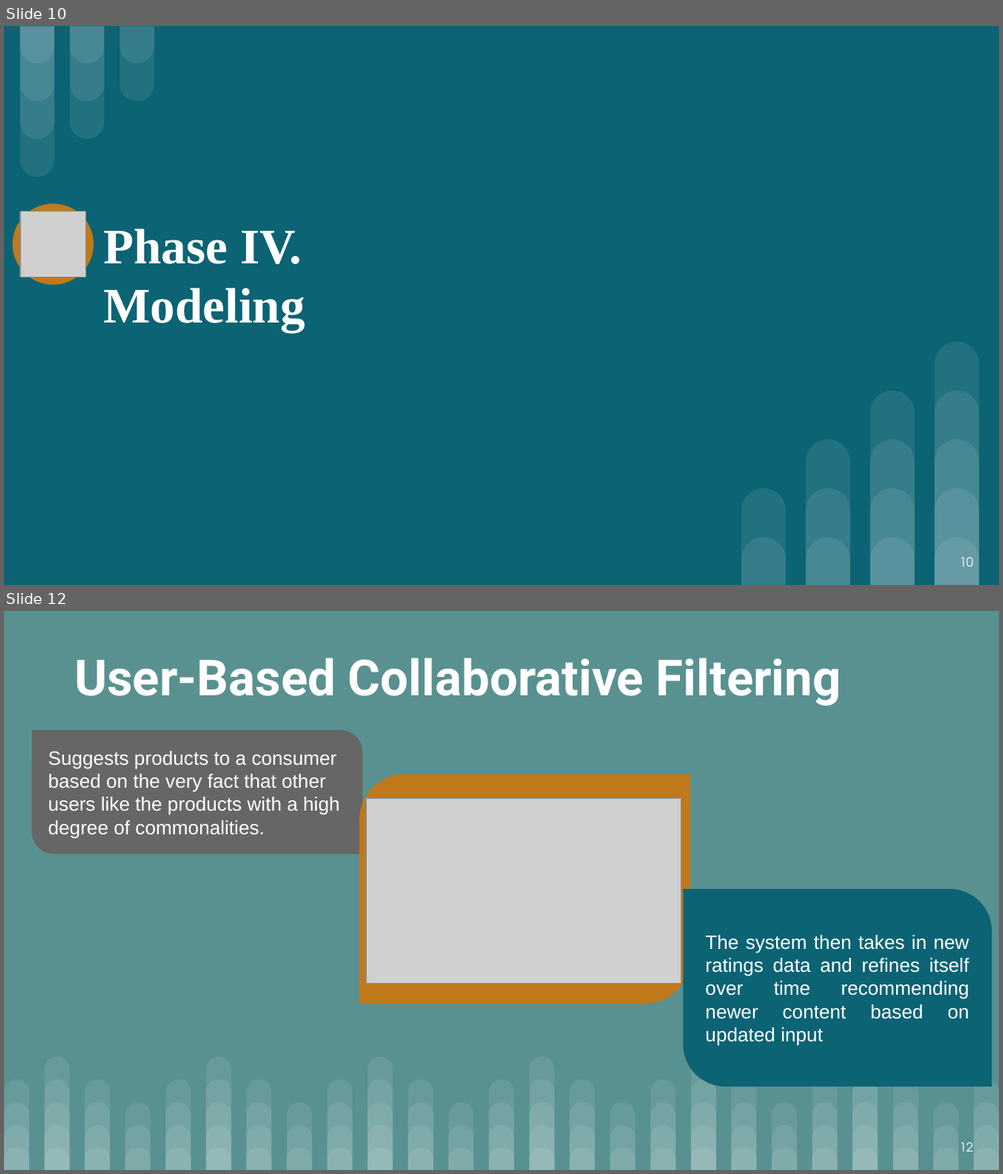
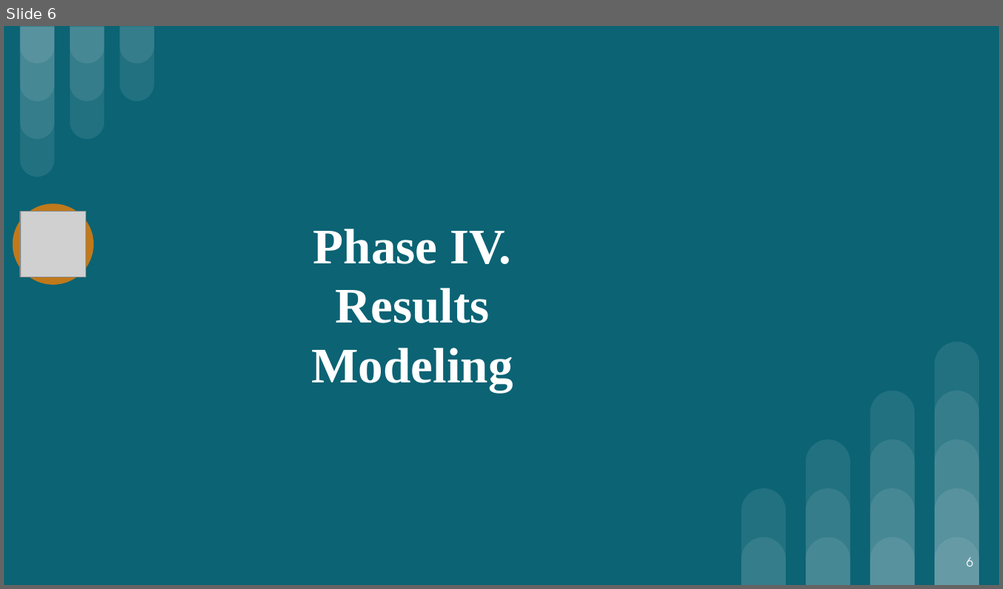
Before and after one commit to dkm2bd/UVA_DSI_CS5010_capstone1, a slide deck: UVA.Capstone1_webscrapper_final_report.pptx. Shown one above the other, each under a label of ours: slides 10 and 12 before the commit, slide 6 after it; the slides between them are not shown. The pictures are 1003x1174 and 1003x589 pixels, drawn with LibreOffice and Linux fonts; fonts in the diff are those of the drawing; grey boxes stand for pictures. Boxes give left, top, right and bottom in pixels: in the first picture for what was removed or moved away, otherwise in the second. Text is boxed around its words. In the diff, an @@ line names an element or a change of style, - is before the commit and + after.

```diff
--- a/UVA.Capstone1_webscrapper_final_report.pptx
+++ b/UVA.Capstone1_webscrapper_final_report.pptx
@@ slide 12 removed at [4,611,999,1170], background #599191 @@
@@ text removed at [74,658,841,706] @@
-User-Based Collaborative Filtering
@@ round diag rect removed at [32,730,362,854] @@
-Suggests products to a consumer based on the very fact that other users like the products with a high degree of commonalities.
@@ round diag rect removed at [359,774,689,1004] @@
@@ picture removed at [366,798,681,983] @@
@@ round diag rect removed at [683,889,992,1088] @@
-The system then takes in new ratings data and refines itself over time recommending newer content based on updated input
@@ page number removed at [959,1142,973,1152] @@
-12
@@ group removed at [4,1056,999,1170]: 100 round same rects @@
@@ what was slide 10 is now slide 6 @@
@@ slide 6 changed as well @@
@@ title at [313,229,511,264]: alignment left to centre @@
@@ title at [311,288,512,392]: text changed @@
-Modeling
+Results
+Modeling
@@ page number at [966,557,973,567]: text changed @@
-10
+6
```
Also in this commit, not shown: 7 other slides changed, 8 other slides removed.
